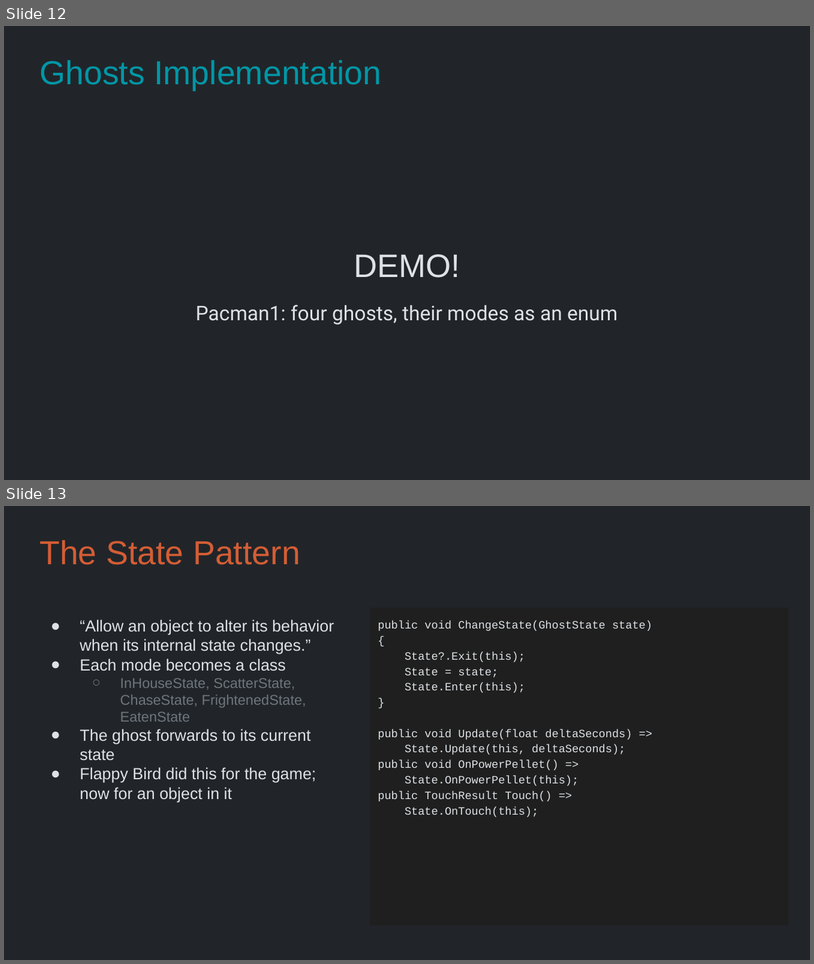
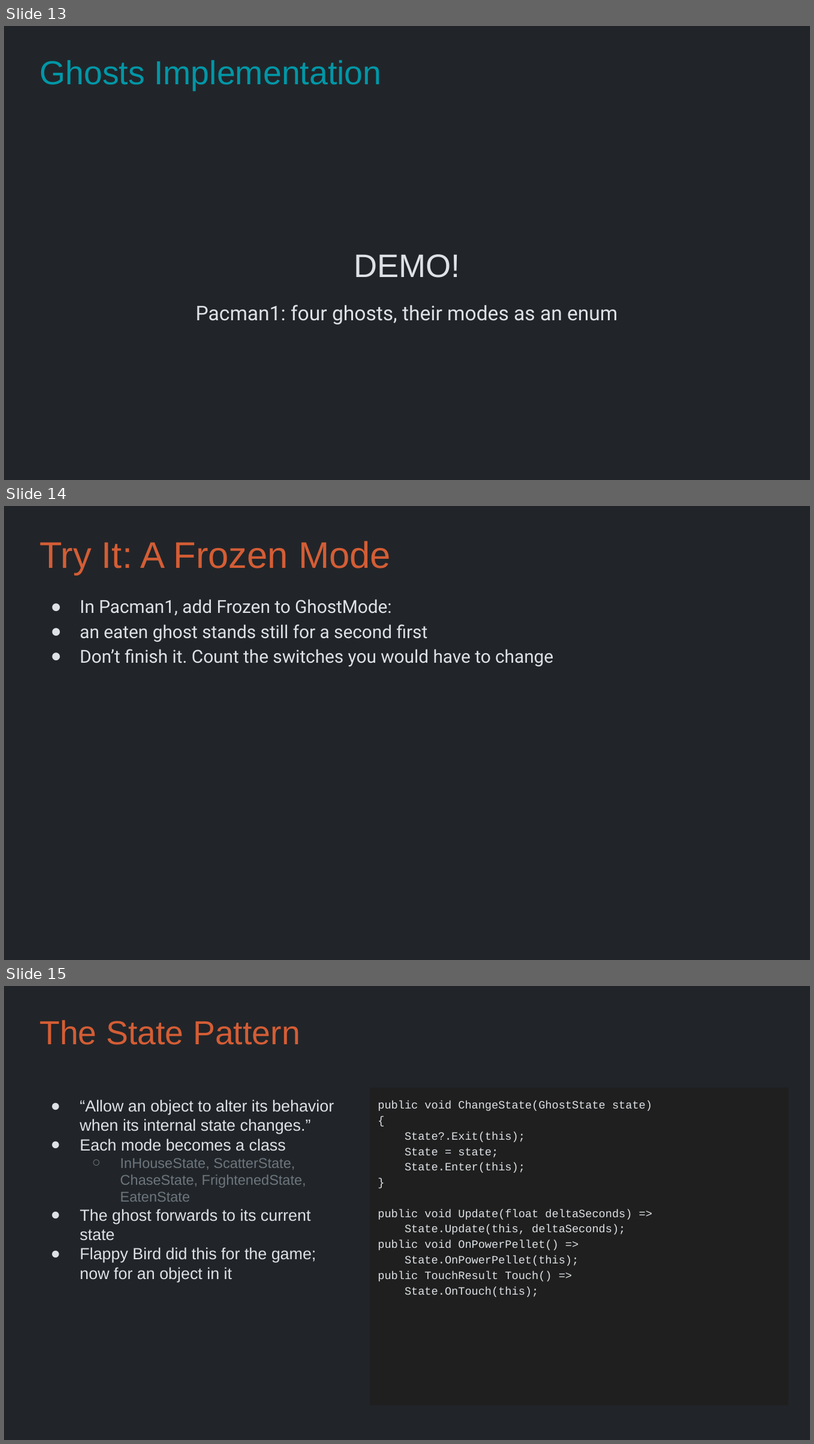
Before and after one commit to Metamate/gar, a slide deck: slides/05 Pac-Man.pptx. Shown one above the other, each under a label of ours: slides 12 and 13 before the commit, slides 13, 14 and 15 after it. The pictures are 814x964 and 814x1444 pixels, drawn with LibreOffice and Linux fonts; fonts in the diff are those of the drawing. Boxes give left, top, right and bottom in pixels: in the first picture for what was removed or moved away, otherwise in the second. Text is boxed around its words. In the diff, an @@ line names an element or a change of style, - is before the commit and + after.

```diff
--- a/slides/05 Pac-Man.pptx
+++ b/slides/05 Pac-Man.pptx
@@ slide 14 added at <box>4,506,810,960</box>, background #212529 @@
@@ title added at <box>39,541,391,575</box>, 33 pt, text #D45D35 @@
+Try It: A Frozen Mode
@@ text added at <box>80,599,554,667</box>, 16 pt, text #DEE2E6 @@
+● In Pacman1, add Frozen to GhostMode:
+● an eaten ghost stands still for a second first
+● Don’t finish it. Count the switches you would have to change
@@ what was slide 12 is now slide 13 @@
@@ what was slide 13 is now slide 15 @@
```
Also in this commit, not shown: 3 other slides added, 15 other files.
